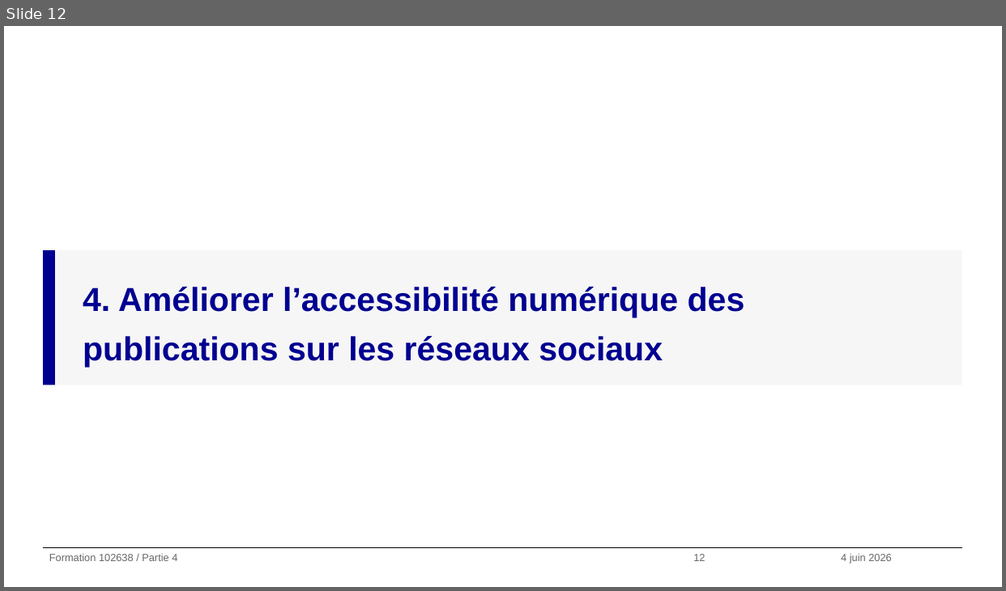
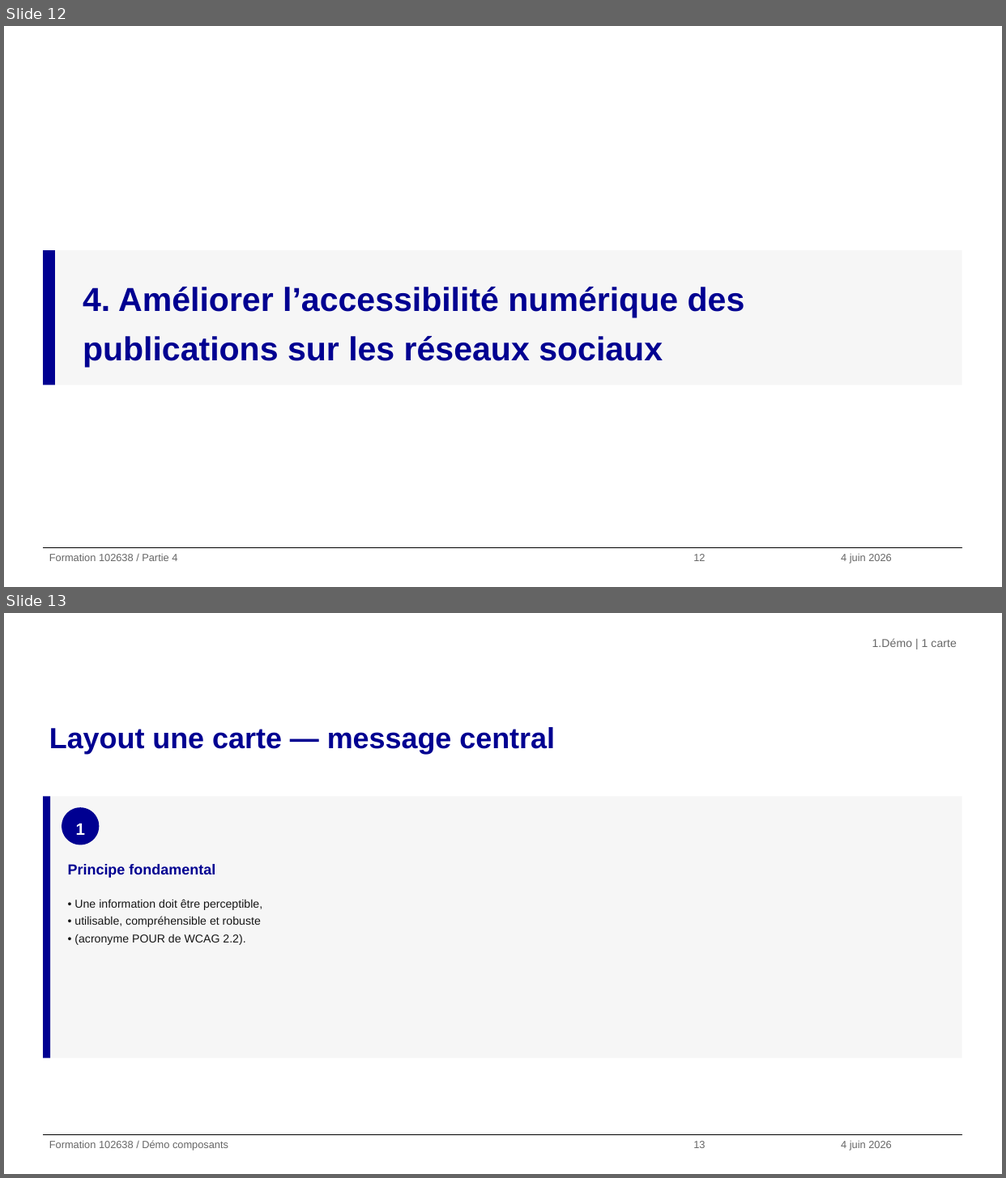
Before and after one commit to alexandra-guiderdoni/usine-fabrication-igpde-102846-ay11, a slide deck: demo-template-dsfr.pptx. Shown one above the other, each under a label of ours: slide 12 before the commit, slides 12 and 13 after it. The pictures are 1006x591 and 1006x1178 pixels, drawn with LibreOffice and Linux fonts; fonts in the diff are those of the drawing; background and template pictures are left out. Boxes give left, top, right and bottom in pixels: in the first picture for what was removed or moved away, otherwise in the second. Text is boxed around its words. In the diff, an @@ line names an element or a change of style, - is before the commit and + after.

Commit message:
Ajout slides sections et layouts de cartes, resserrement du gap titre→cartes
- 3 nouvelles slides de section (Highlight DSFR) — parties 2, 3, 4 de la formation
- 6 slides de démo des layouts de cartes : 1/2/3 cartes seules et 1/2/3 cartes + callout pleine largeur
- Constante TOP_CARDS=2,45" (gap 0,09" sous le titre IGPDE) pour les slides à cartes
- Refonte de compose_chapitre en Highlight DSFR sobre (accent Bleu France + fond gris + texte unique)
- Slide couverture : footer IGPDE repositionné aux coordonnées standard (y=6,98") avec ligne séparatrice
- CLAUDE.md projet : ajout de TOP_CARDS dans le tableau des constantes

```diff
--- a/demo-template-dsfr.pptx
+++ b/demo-template-dsfr.pptx
@@ slide 13 added at [4, 613, 1002, 1174], background #FFFFFF; not listed: 1 template element that a slide beside it also shows @@
@@ text added at [872, 638, 956, 647], 11 pt, text #666666 @@
+1. Démo | 1 carte
@@ title added at [49, 727, 555, 754], 28 pt, text #000091, bold @@
+Layout une carte — message central
@@ rectangle added at [43, 796, 50, 1059], fill #000091 @@
@@ rectangle added at [50, 796, 962, 1059], fill #F6F6F6 @@
@@ ellipse added at [62, 807, 99, 845], fill #000091, 16 pt, text #FFFFFF, bold @@
+1
@@ text added at [68, 864, 215, 878], 14 pt, text #000091, bold @@
+Principe fondamental
@@ text added at [74, 899, 262, 945], 11 pt, text #161616 @@
+• Une information doit être perceptible,
+• utilisable, compréhensible et robuste
+• (acronyme POUR de WCAG 2.2).
@@ text added at [49, 1140, 228, 1151], 10 pt, text #666666 @@
+Formation 102638 / Démo composants
@@ text added at [693, 1141, 705, 1148], 10 pt, text #666666 @@
+13
@@ text added at [841, 1141, 891, 1151], 10 pt, text #666666 @@
+4 juin 2026
```
Also in this commit, not shown: 2 slides changed, 5 other slides added, 3 other files.
